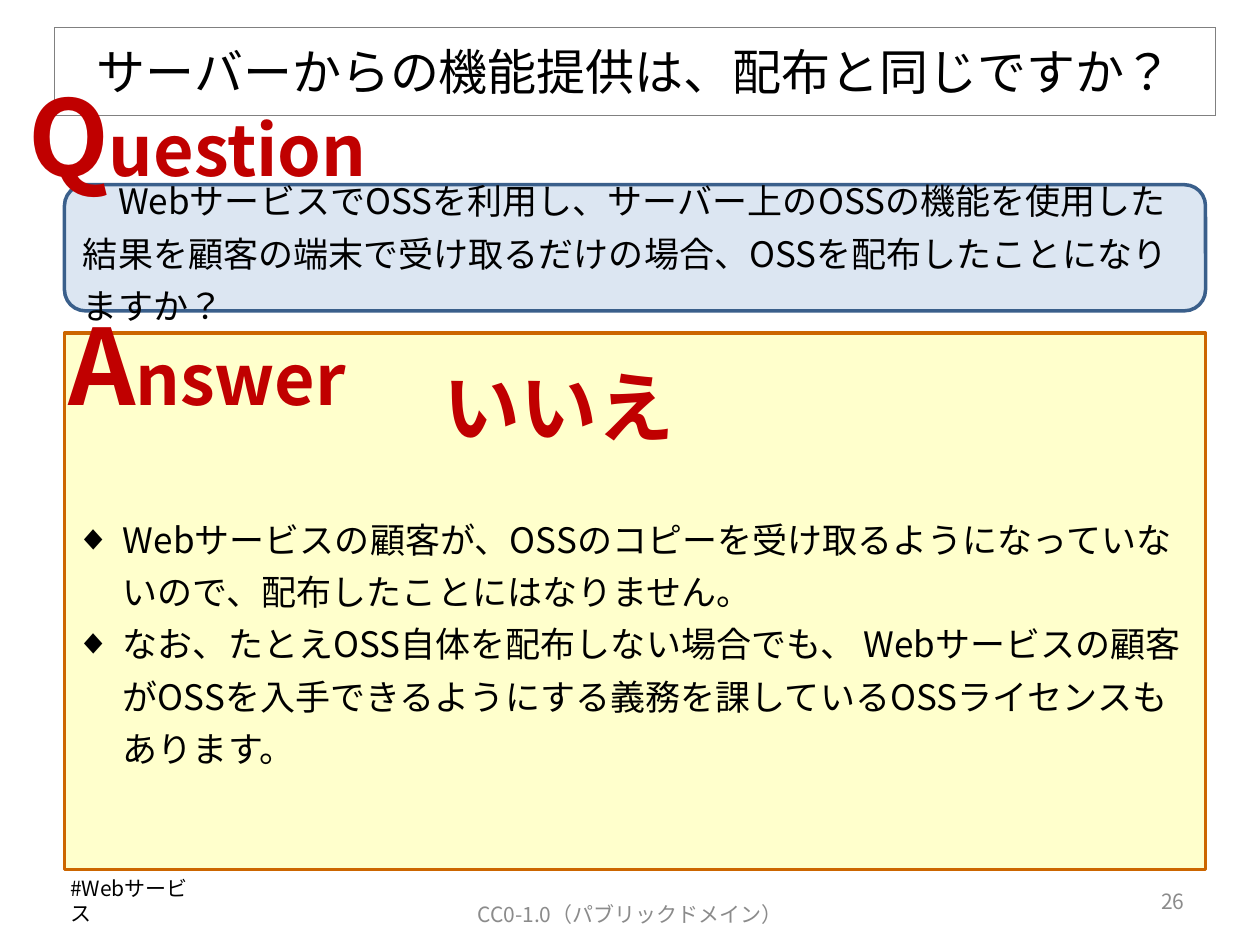
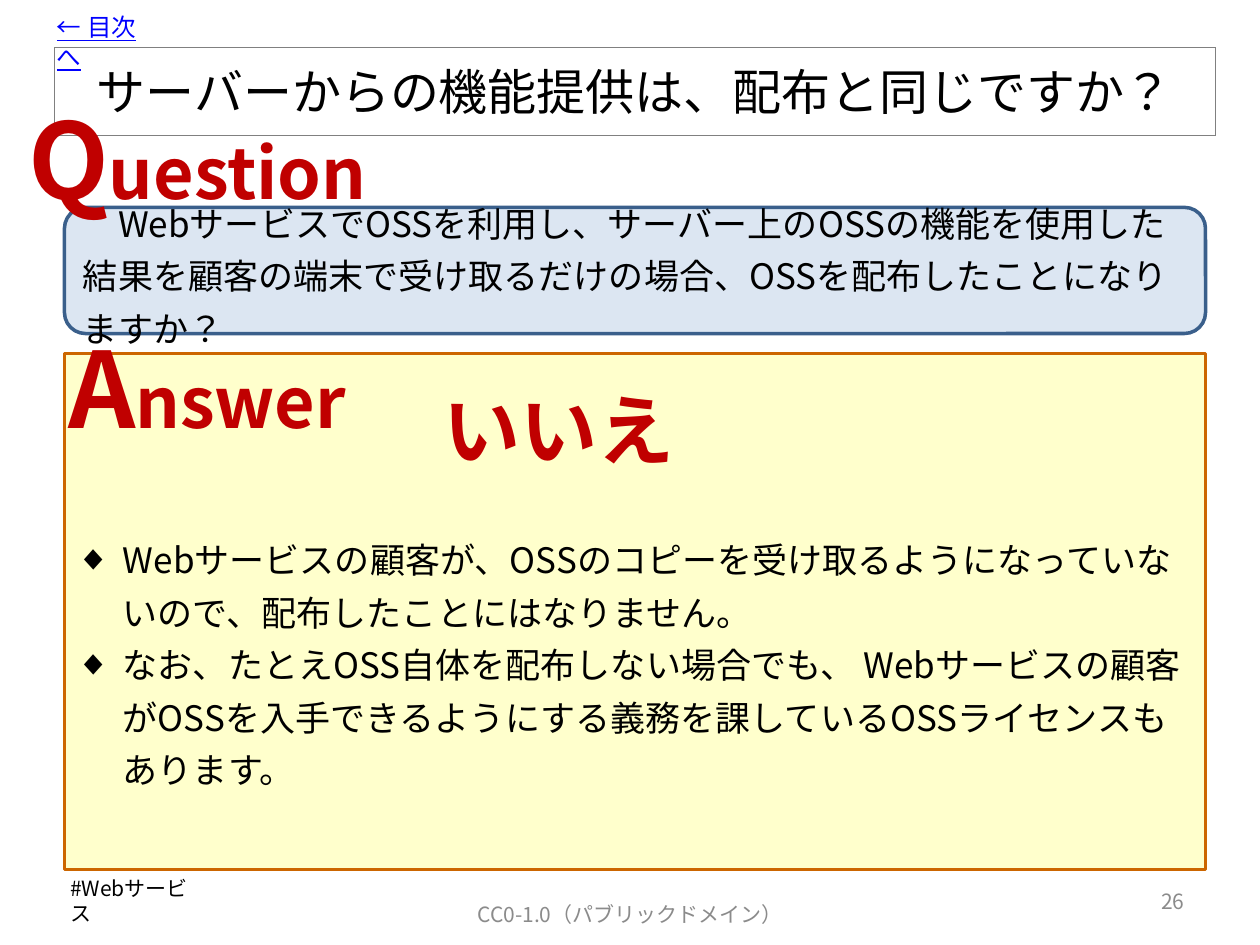
Before and after one commit to OpenChain-Project/OpenChain-JWG, a slide deck: slide 27 of Education_Material/FAQ/OSSライセンス関連でよくある誤解_CC0.pptx. Drawn at 1260x945 pixels with LibreOffice and Linux fonts; fonts in the diff are those of the drawing. Boxes give left, top, right and bottom in pixels: in the first picture for what was removed or moved away, otherwise in the second. Text is boxed around its words. In the diff, an @@ line names an element or a change of style, - is before the commit and + after.

Commit message:
V7.1に更新します。
目次から各スライドへリンクを付けました。

```diff
--- a/Education_Material/FAQ/OSSライセンス関連でよくある誤解_CC0.pptx
+++ b/Education_Material/FAQ/OSSライセンス関連でよくある誤解_CC0.pptx
@@ text added at box(57, 15, 136, 71), 14 pt, text #0000FF, underline @@
+← 目次へ
@@ title "サーバーからの機能提供は、配布と同じですか？": place and size @@
-title "サーバーからの機能提供は、配布と同じですか？" at box(54, 28, 1215, 116)
+title "サーバーからの機能提供は、配布と同じですか？" at box(54, 48, 1215, 136)
@@ text "Question": place and size @@
-text "Question" at box(15, 66, 402, 205)
+text "Question" at box(15, 88, 402, 228)
@@ rounded rectangle "WebサービスでOSSを利用し、サーバー上のOSSの機能を使用した結果を顧客の端末で受け取るだけの場合、OSSを配布した ...": place and size @@
-rounded rectangle "WebサービスでOSSを利用し、サーバー上のOSSの機能を使用した結果を顧客の端末で受け取るだけの場合、OSSを配布した ..." at box(64, 185, 1206, 311)
+rounded rectangle "WebサービスでOSSを利用し、サーバー上のOSSの機能を使用した結果を顧客の端末で受け取るだけの場合、OSSを配布した ..." at box(64, 208, 1206, 334)
@@ text "Answer": place and size @@
-text "Answer" at box(55, 294, 387, 433)
+text "Answer" at box(55, 318, 387, 457)
@@ rectangle: place and size @@
-rectangle at box(64, 333, 1206, 869)
+rectangle at box(64, 354, 1206, 869)
@@ text "いいえ": place and size @@
-text "いいえ" at box(444, 373, 675, 441)
+text "いいえ" at box(444, 396, 675, 464)
@@ text "Webサービスの顧客が、OSSのコピーを受け取るようになっていないので、配布したことにはなりません。": place and size @@
-text "Webサービスの顧客が、OSSのコピーを受け取るようになっていないので、配布したことにはなりません。" at box(123, 523, 1172, 764)
+text "Webサービスの顧客が、OSSのコピーを受け取るようになっていないので、配布したことにはなりません。" at box(123, 543, 1172, 785)
```
Also in this commit, not shown: 57 other slides changed.
